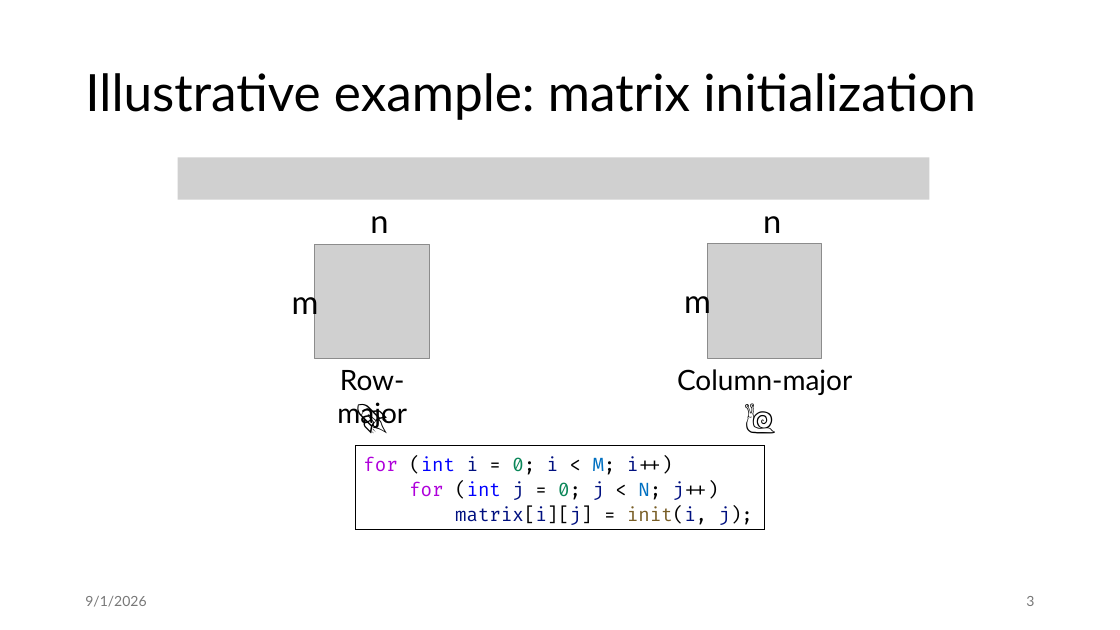
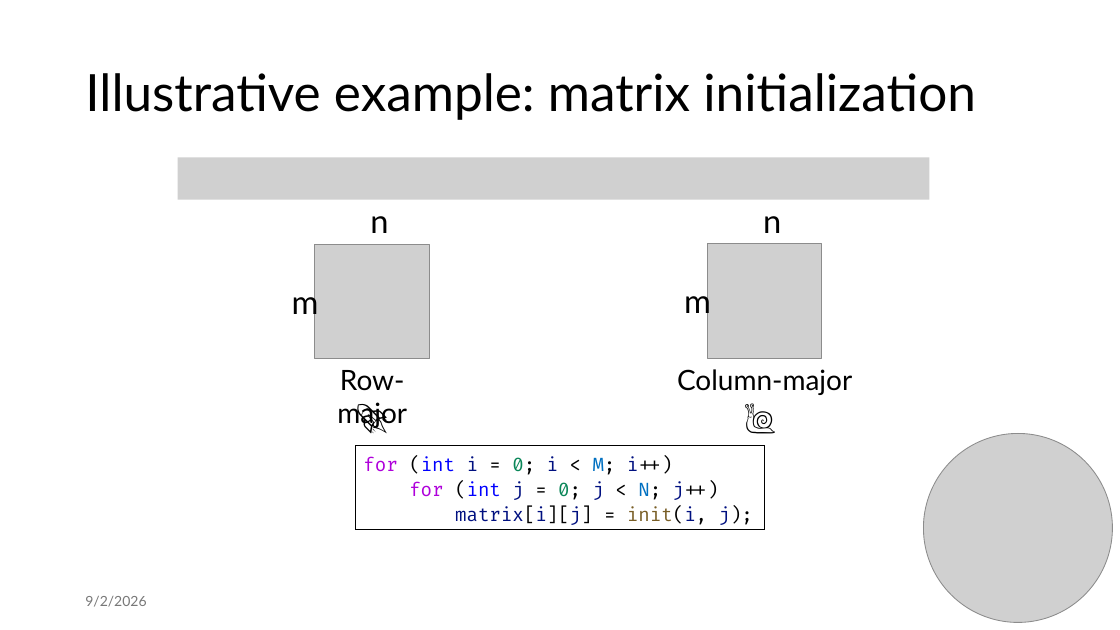
Before and after one commit to jiriklepl/phd-thesis, a slide deck: slide 3 of slides/Optimizing Memory Layouts and Traversal Orders in High-Performance Computing.pptx. Drawn at 1120x630 pixels with LibreOffice and Linux fonts; fonts in the diff are those of the drawing; grey boxes stand for pictures. Boxes give left, top, right and bottom in pixels: in the first picture for what was removed or moved away, otherwise in the second. Text is boxed around its words. In the diff, an @@ line names an element or a change of style, - is before the commit and + after.

```diff
--- a/slides/Optimizing Memory Layouts and Traversal Orders in High-Performance Computing.pptx
+++ b/slides/Optimizing Memory Layouts and Traversal Orders in High-Performance Computing.pptx
@@ picture added at (x1=923, y1=434, x2=1112, y2=623) @@
@@ text at (x1=85, y1=596, x2=146, y2=607): text changed @@
-9/1/2026
+9/2/2026
@@ page number removed at (x1=1026, y1=596, x2=1034, y2=606) @@
-3
```
Also in this commit, not shown: 35 other slides changed.
